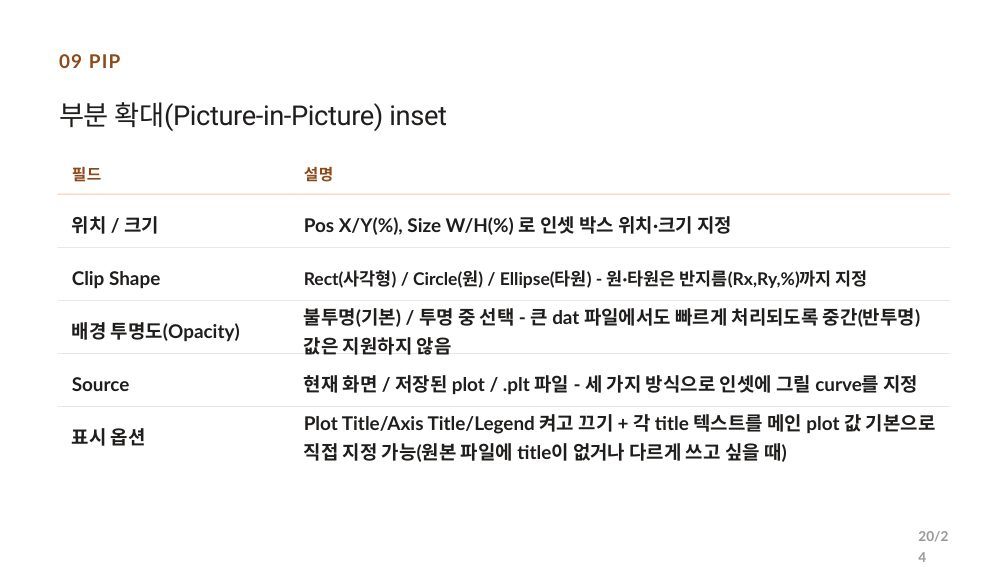
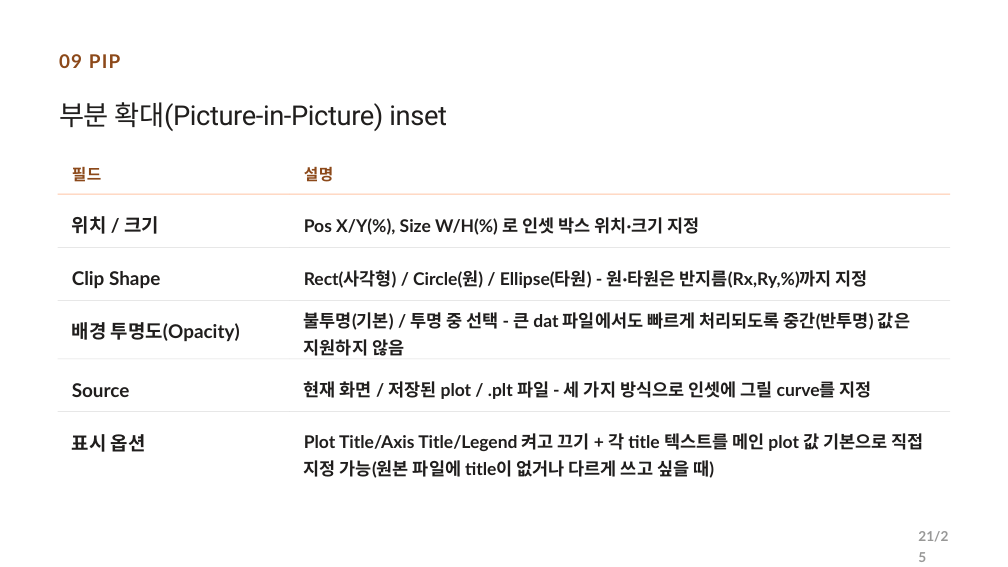
Before and after one commit to CWKIM113/CathPlot_Pub, a slide deck: slide 21 of CathPlot_발표.pptx (slide 20 before the commit). Drawn at 1008x567 pixels with LibreOffice and Linux fonts; fonts in the diff are those of the drawing. Boxes give left, top, right and bottom in pixels: in the first picture for what was removed or moved away, otherwise in the second. Text is boxed around its words. In the diff, an @@ line names an element or a change of style, - is before the commit and + after.

```diff
--- a/CathPlot_발표.pptx
+++ b/CathPlot_발표.pptx
@@ 4 rectangles, 2 texts moved together from (x1=58, y1=353, x2=950, y2=446) to (x1=58, y1=358, x2=950, y2=452) @@
@@ size 27 to 25 pt in 4 elements at (x1=304, y1=217, x2=700, y2=235), (x1=304, y1=381, x2=872, y2=399), (x1=304, y1=312, x2=910, y2=356), (x1=304, y1=433, x2=924, y2=478) @@
@@ text at (x1=918, y1=531, x2=948, y2=542): text changed @@
-20/24
+21/25
```
Also in this commit, not shown: 23 other slides changed, 1 slide added, 2 other files.
